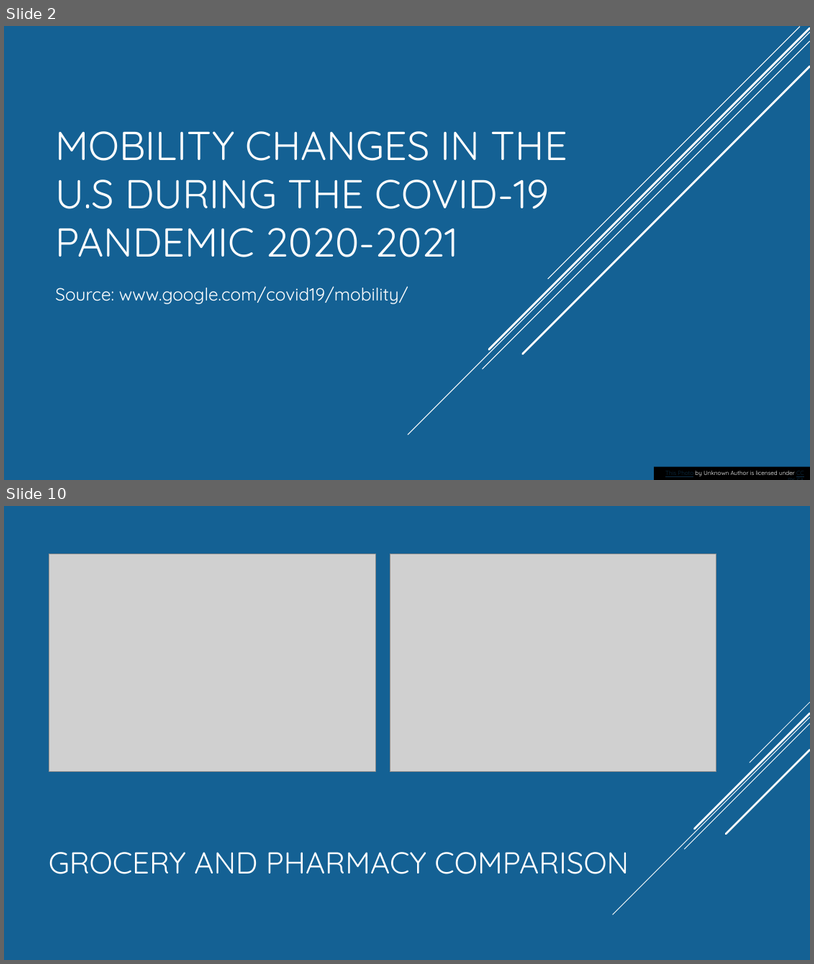
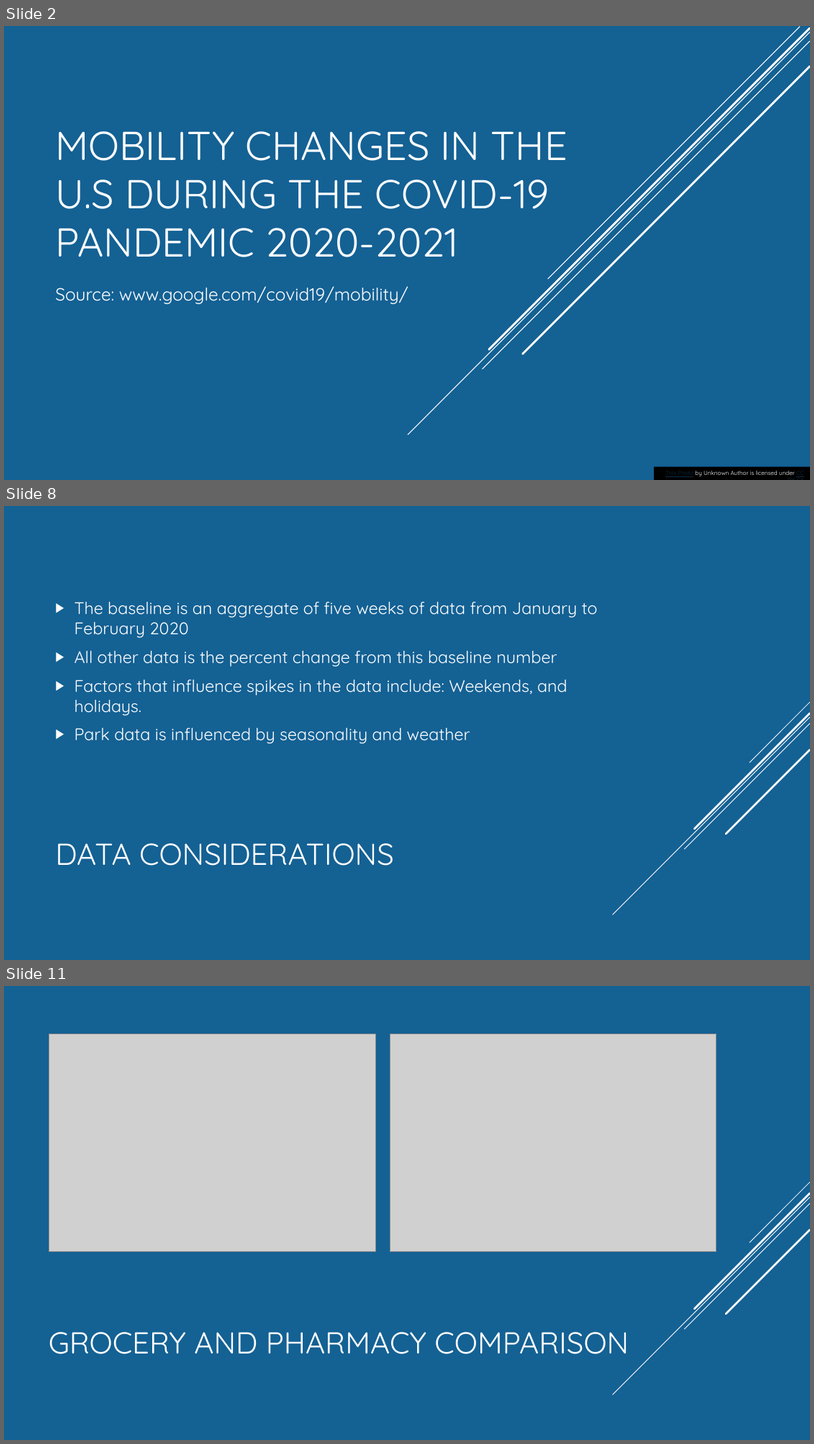
Before and after one commit to Munseaux/Pandemic-Movement, a slide deck: presentation.pptx. Shown one above the other, each under a label of ours: slides 2 and 10 before the commit, slides 2, 8 and 11 after it; the slides between them are not shown. The pictures are 814x964 and 814x1444 pixels, drawn with LibreOffice and Linux fonts; fonts in the diff are those of the drawing; grey boxes stand for pictures; background and template pictures are left out. Boxes give left, top, right and bottom in pixels: in the first picture for what was removed or moved away, otherwise in the second. Text is boxed around its words. In the diff, an @@ line names an element or a change of style, - is before the commit and + after.

```diff
--- a/presentation.pptx
+++ b/presentation.pptx
@@ slide 8 added at bbox=[4, 506, 810, 960], background #146194; not listed: 5 template elements that a slide beside it also shows @@
@@ text added at bbox=[75, 601, 598, 744], 20 pt, text #FFFFFF @@
+▶ The baseline is an aggregate of five weeks of data from January to February 2020
+▶ All other data is the percent change from this baseline number
+▶ Factors that influence spikes in the data include: Weekends, and holidays.
+▶ Park data is influenced by seasonality and weather
@@ title added at bbox=[55, 843, 394, 865], 36 pt, text #FFFFFF @@
+DATA CONSIDERATIONS
@@ what was slide 10 is now slide 11 @@
```
Also in this commit, not shown: 6 slides changed, 5 other slides added, 1 slide removed.
